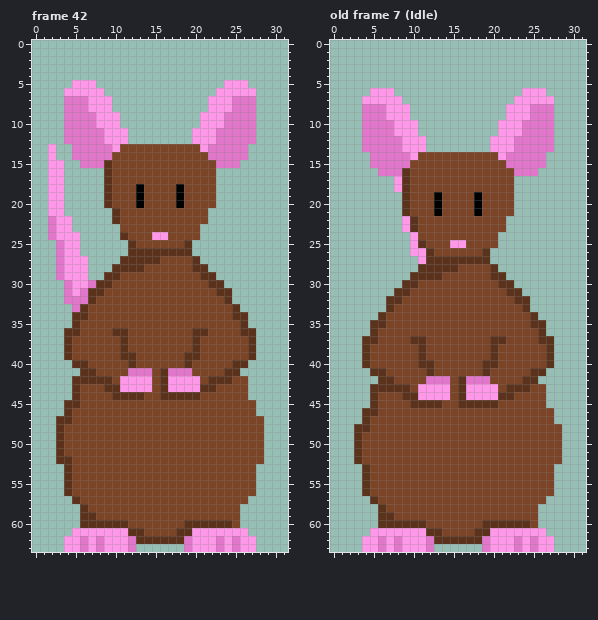
Pixel-art file, stored at assets/image/Rat_Base.aseprite. The first picture shows the starting point.
32x64 pixels, 42 frames. Shown: frame 42, old frame 7 (Idle). The commit also changed other frames, which this record leaves out.
After the commit:
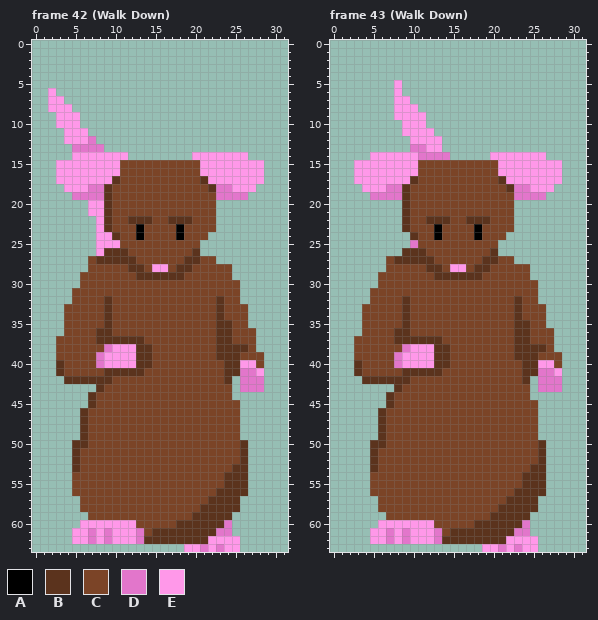
Palette (. is transparent): A #000000  B #5b331d  C #7b4427  D #e276cb  E #ff98e9
A new or re-ordered frame is compared with the old frame closest to it.
Edits made:
frames 42 -> 69
layer "Layer Copy" added
layer "Layer" removed
Changed rows in their new state; - is an unchanged pixel.
Frame 42 (Walk Down):
first column x 2:
 5 ---...----------------...--
 6 E-.....--------------.....-
 7 EE......------------......-
 8 EEE.....------------......-
 9 -EEE.....----------.......-
10 -EEE.....----------.......-
11 --EEE.....--------........-
12 --EEE-....--------........-
13 .------..................--
14 .--EEEEEEE........EEEEEEE--
15 .-EEEEEEE----------EEEEEEEE
16 .-EEEEEEE----------EEEEEEEE
17 .-EEEEEEB----------BEEEEEEE
18 ..EEEDD----C----C---BDDEEE-
19 ..-DDDD----C----C----DDDD--
20 ..---EE----C----C----------
21 ..---EEBC-----------C------
22 ...---EBC-BBB--BBB--C------
23 ...---EBC--A----A--CC------
24 ....--EEBC-A-CC-A--C-------
25 -...--EEECC------CC--------
26 -...--EBBBCCCCCCCCB--------
27 -....CBBB--CCC---B-CC------
28 -....CCCCC---EE-BBCCCCC----
29 -...CCCCC--BBBBBB--CCCC----
30 --..CCCC------------CCCC---
31 --.CCCC--------------CCC---
32 --.CCC-B-------------BCC---
33 --CCC--B-------------B-CC--
34 --CCC--B-------------B-CC--
35 --CC---B-------------BB-C--
36 --CC--BBCC--------CC-BB-CC-
37 -CC---BBB-BB------C--BB--C-
38 -CC----DEEEBB-----C--BBBBC-
39 -CC---DEEEEBB----CC--BBB-CC
40 -BCCC-DEEEEBB----C----B-EEC
41 -BCCCC-BBBBBC-CCCC------DDE
42 --B------CCCC-CCCCC-CC-.DDD
43 ---...BCCCCCC-CCCCCCC--.DDD
44 ---..B--CCCC--CCCCC----..--
45 --...B------------------..-
46 --..B-------------------..-
47 -...B-------------------...
48 -...B-------------------...
49 -...B-------------------...
50 -..BB-------------------B..
51 -..B--------------------B..
52 -..B--------------------B..
53 --.B-------------------BB.-
54 --.-------------------BBB.-
55 --.-------------------BBB.-
56 --.------------------BBBB.-
57 ---.----------------BBBB.--
58 ----C--------------BBBBB---
59 ----.C------------BBBBB.---
60 ----EEEEEEE-----B-----D.---
61 -----D-D--ED-BBB--BBBDD..--
62 --.-EDED--ED-----BBB-E-E..-
63 --.........------E-D---E..-
Frame 43 (Walk Down) is new; against old frame 7 (Idle):
first column x 3:
 5 -----E--------------------
 6 --...E---------------...--
 7 -....-E-------------.....-
 8 -....--E-----------......-
 9 -....--EE----------......-
10 -.....--E---------.......-
11 -.....--EE--------.......-
12 -......--EE------........-
13 -......DDEE------........-
14 --EEEEE-DDDD.....E-EEEEE--
15 EEEEEEEE----------EEEEEEEE
16 EEEEEEEE----------EEEEEEEE
17 EEEEE-EB----------BEEEEEEE
18 -EEEDD-------------BDDEEE-
19 --DDDD----C----C----DDDD--
20 ----------C----C----------
21 ----------C----C----------
22 ------BC-BBB--BBB--C------
23 ------BC--A----A---C------
24 -------B--A----A--C-------
25 -------DC---CC------------
26 ------BBBC------CB--------
27 ----CBBBB-CCCCCC-BCC------
28 ----CCCCC--CEE-BBCCCCC----
29 ---CCCCCCC-BBBBB-CCCCC----
30 ---CCCCC----------CCCCC---
31 --CCCCC------------CCCC---
32 --CCCCB--------------CC---
33 -CCCC-B-------------BCCC--
34 -CCC--B-------------B-CC--
35 -CCC--B-------------BBCC--
36 -CC--BB-------------BB-CC-
37 CCC--BB--BB------CC-BB-CC-
38 CC----DEEEBB-----C--BBBBC-
39 CC---DEEEEBB-----C--BBB-CC
40 BC---DEEEEBB----CC---BBEEC
41 BCCC--BBB-B-----C----B-DDE
42 -BB--BB--CCC-CCCC-----.DDD
43 --...-C-CCCC-CCCCC-CCC.DDD
44 --..B-CCCCCC-CCCCCCC--..--
45 --..B--CCCC--CCCCC-----.--
46 -..B-------------------..-
47 -..B-------------------..-
48 ...B-------------------...
49 ...B-------------------...
50 ..BB-------------------B..
51 ..B--------------------B..
52 ..B--------------------B..
53 -.B-------------------BB.-
54 -.-------------------BBB.-
55 -.-------------------BBB.-
56 -.------------------BBBB.-
57 --.----------------BBBB.--
58 ---C--------------BBBBB---
59 ---.C------------BBBBB.---
60 ---EEEEEEE-----B-----D.---
61 ----D-D--ED-BBB--BBBDD..--
62 -.-EDED--ED-----BBB-E-E..-
63 -.........------E-D---E..-
Pixel boxes of the changes (left, top, right, bottom) in both pictures:
changed: (48, 80, 264, 552)
changed: (354, 80, 562, 552)
